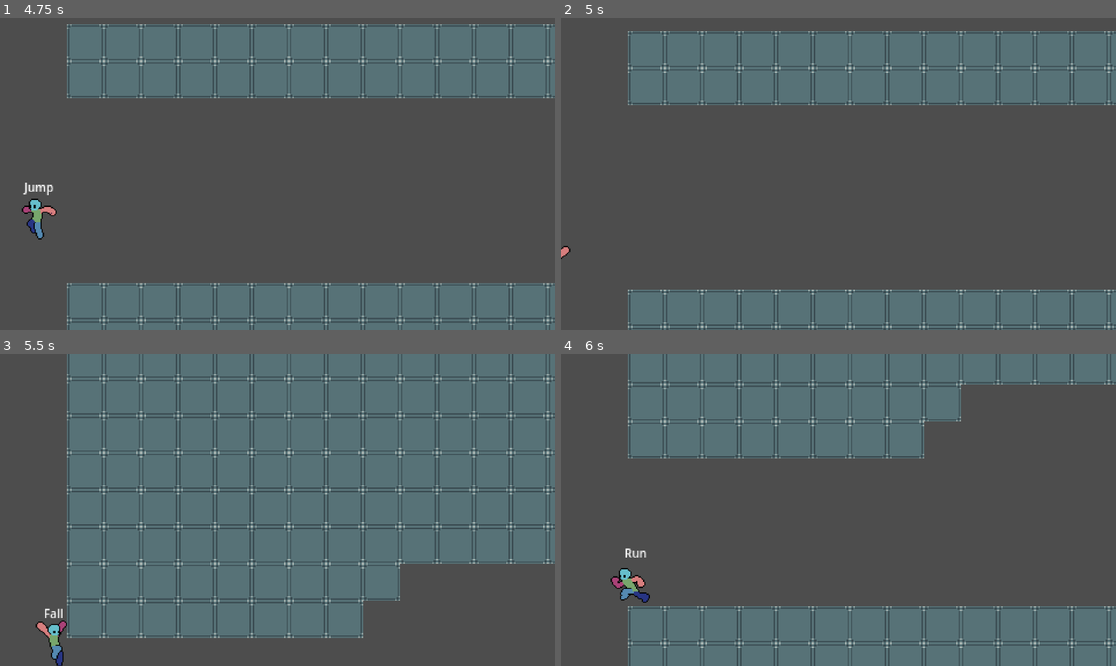
Above: before the commit, frames 1-4 (two rows, left to right).
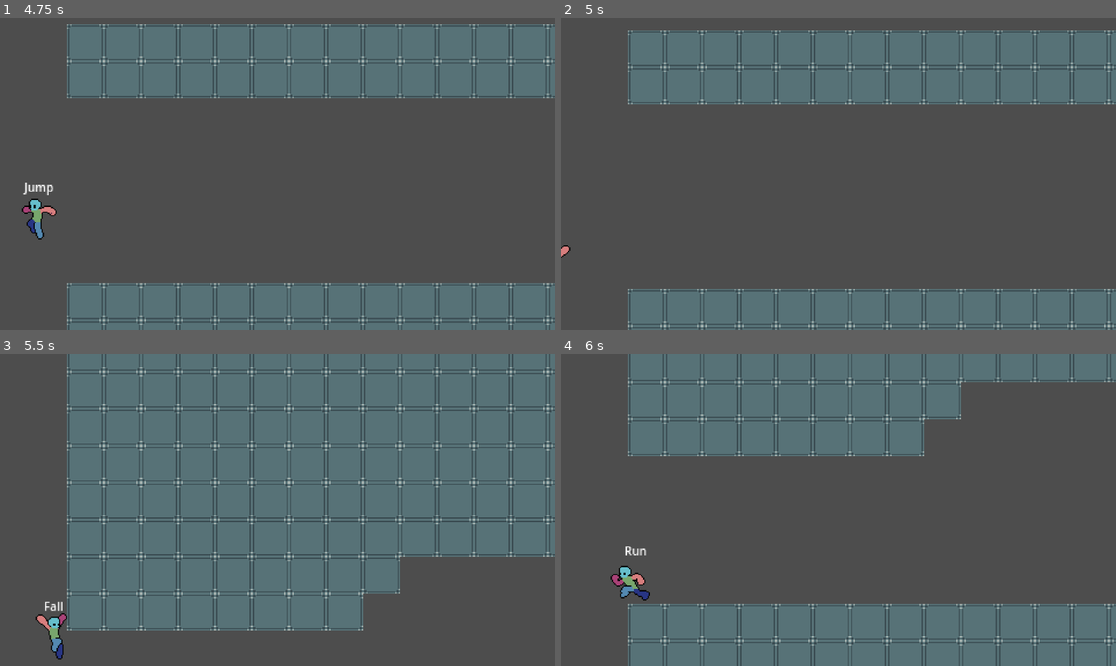
Above: after the commit, the same moments.

Repository: TianJunShi1/harry-forge
Game: Godot game, scene res://main.tscn
Two runs of this game, one before a commit and one after it. Both use one fixed random seed, a clock stepped at 60 frames per second and the inputs below.
Inputs (mouse positions are in pixels of both pictures, inside the frame that each line leads up to):
- Up to frame 1 (4.75 s): move the mouse to (399, 158) at 0.52 s; hold D (right) 0.53-2.03 s; tap Shift (run) every 0.75 s from 0.6 to 4.35 s; tap Space (jump) at 0.77, 1.52, 3.02, 3.77, 4.52 s; move the mouse to (166, 189) at 1.27 s; move the mouse to (333, 105) at 2.02 s; hold A (left) 2.03-2.78 s; move the mouse to (249, 236) at 2.77 s; hold D (right) 2.78-4.28 s; move the mouse to (444, 220) at 3.52 s; move the mouse to (111, 127) at 4.27 s; hold A (left) from 4.28 s (still down)
- Up to frame 2 (5 s): keep holding A (left)
- Up to frame 3 (5.5 s): move the mouse to (305, 510) at 5.02 s; release A (left) at 5.03 s; hold D (right) from 5.03 s (still down); tap Shift (run) at 5.1 s
- Up to frame 4 (6 s): move the mouse to (755, 432) at 5.77 s; release D (right) at 5.78 s; hold A (left) from 5.78 s (still down); tap Shift (run) at 5.85 s

Frame 1 is identical in both runs. In frame 2, 3.9% of the frame differs, in the area x 0-100%, y 4-100%; in frame 3, 12%, in the area x 6-100%, y 4-100%; in frame 4, 4.6%.

Commit message:
refactor(camera): 将通用摄像机参数移入预制体统一管理
将 vertical_offset / look_y_engage_speed / look_y_return_speed 从
各关卡 .tscn 的实例覆盖改为存于 game_camera.tscn 预制体默认值，
从此只需改一个文件即可同步所有关卡的摄像机手感。

https://claude.ai/code/session_01AJSbFJj2VUMALu7WGXsoLR

Diff:
--- a/Level/00_chapter1/01.tscn
+++ b/Level/00_chapter1/01.tscn
@@ -26,11 +26,6 @@
 [node name="01" type="Node2D" unique_id=159589538]
 
 [node name="GameCamera" parent="." unique_id=701613553 instance=ExtResource("5_cam01")]
-fall_catch_up_smoothing = 10.0
-fall_catch_up_ramp = 180.0
-vertical_offset = -64.0
-look_y_engage_speed = 4.5
-look_y_return_speed = 10.0
 
 [node name="Test_bg" type="Sprite2D" parent="." unique_id=1613154371]
 position = Vector2(531.99994, 0)
--- a/Level/01_chapter2/02.tscn
+++ b/Level/01_chapter2/02.tscn
@@ -13,9 +13,6 @@
 [node name="02" type="Node2D" unique_id=955310257]
 
 [node name="GameCamera" parent="." unique_id=475025490 instance=ExtResource("2_cam")]
-vertical_offset = -64.0
-look_y_engage_speed = 4.5
-look_y_return_speed = 10.0
 
 [node name="TileMapLayer" type="TileMapLayer" parent="." unique_id=1467849930]
 tile_map_data = PackedByteArray("AAAAAAYAAQAAAAAAAAABAAYAAQAAAAAAAAACAAYAAQAAAAAAAAADAAYAAQAAAAAAAAAEAAYAAQAAAAAAAAAFAA …(9792 unchanged characters)…
--- a/general/camera/game_camera.tscn
+++ b/general/camera/game_camera.tscn
@@ -5,5 +5,10 @@
 [node name="GameCamera" type="Camera2D" unique_id=317918204 groups=["game_camera"]]
 script = ExtResource("1_cam01")
 follow_smoothing = 4.0
+fall_catch_up_smoothing = 10.0
+fall_catch_up_ramp = 180.0
 look_ahead_distance = 30.0
+vertical_offset = -64.0
+look_y_engage_speed = 4.5
+look_y_return_speed = 10.0
 bounds_softness = 80.0
